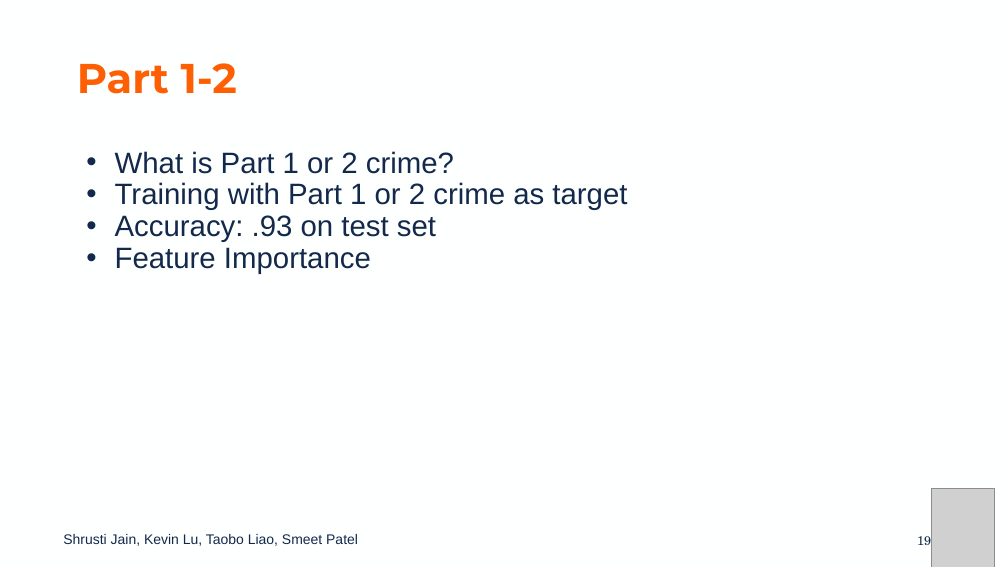
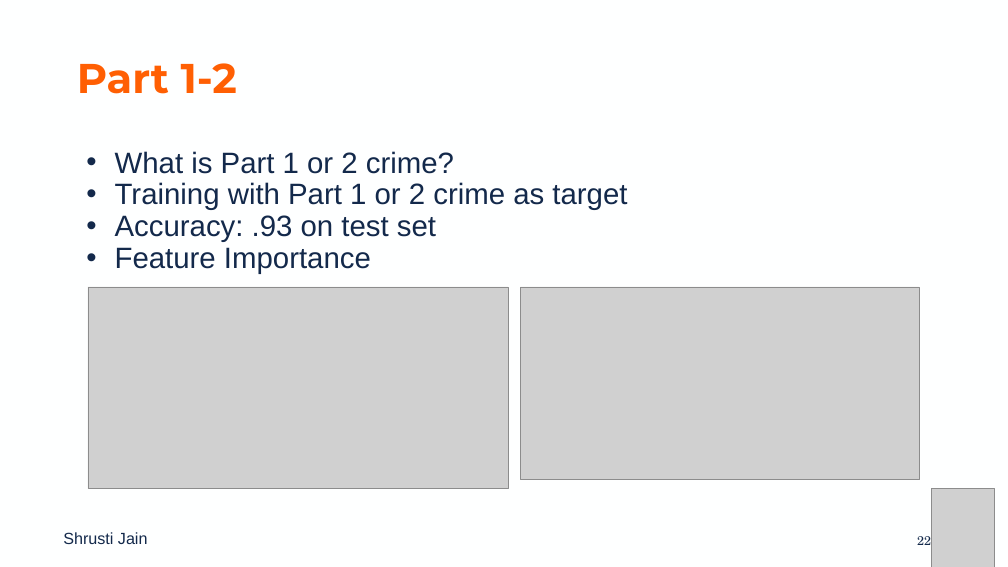
Before and after one commit to kslu2/Predicting_LA_Crimes, a slide deck: slide 22 of Project Presentation.pptx (slide 19 before the commit). Drawn at 1008x567 pixels with LibreOffice and Linux fonts; fonts in the diff are those of the drawing; grey boxes stand for pictures; background and template pictures are left out. Boxes give left, top, right and bottom in pixels: in the first picture for what was removed or moved away, otherwise in the second. Text is boxed around its words. In the diff, an @@ line names an element or a change of style, - is before the commit and + after.

```diff
--- a/Project Presentation.pptx
+++ b/Project Presentation.pptx
@@ picture added at (88,287,508,489) @@
@@ picture added at (521,287,920,479) @@
@@ text at (63,532,148,544): text changed; size 13.3 to 15.4 pt @@
-Shrusti Jain, Kevin Lu, Taobo Liao, Smeet Patel
+Shrusti Jain
@@ page number at (917,536,931,545): text changed @@
-19
+22
```
Also in this commit, not shown: 19 other slides changed, 5 slides added, 4 slides removed, 3 other files.
